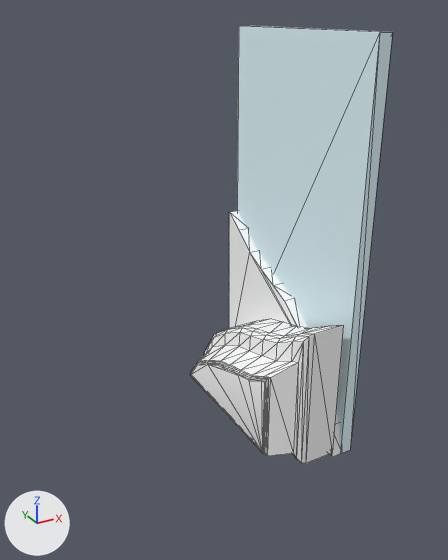
Renders of the glTF model 3d/livelliBianchi.glb from each side of a commit.
Both versions are drawn from a camera (50 mm lens) standing at (-6.18, -10.12, 4.42) and looking at (-0.82, -0.38, -0.45). Arrows for +X, +Y and +Z are at lower left; the lights stay in place. Mesh edges are drawn as thin lines. Where no turn or scale is listed for an object, it has been applied to the vertices. Vertices at the same position are counted once.
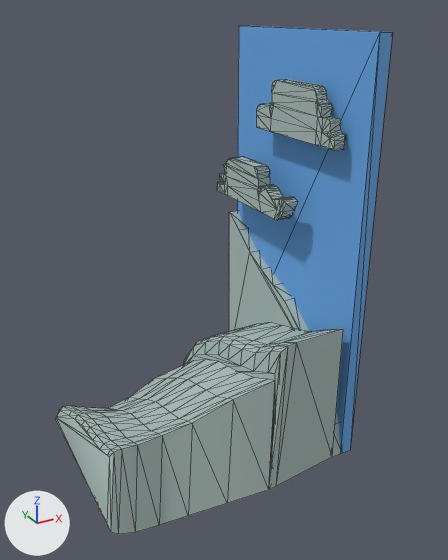
What differs and where, as boxes (x1, y1, x2, y2) in the pictures (448 x 560 px; the box of a moved part takes in the faces that stretch with it):
'Plane', recoloured (grey to blue)
    both: (237, 26, 393, 454)
'Plane.002', recoloured, surface changed, reshaped, moved, rescaled (86% wider, 47% taller)
    before: (190, 319, 344, 463)
    after: (56, 322, 343, 534)
'Plane.001', recoloured, surface changed (white to grey)
    both: (229, 211, 340, 457)
'Cube.002', added
    after: (257, 80, 345, 150)
'Cube.003', added
    after: (217, 157, 298, 220)
part 1 of me_plane_002, moved or reshaped
    before: (190, 325, 344, 463)
    after: (56, 329, 343, 534)

What the commit changed:
Material 'Material.004' (mat_material_004) changes colour from white #e3f9ff to blue #67a8e7; in linear values from (0.768, 0.947, 1.0) to (0.135, 0.389, 0.801).
Material 'Material.005' (mat_material_005) changes colour from white #ffffff to grey #acbeb9; in linear values from (1.0, 1.0, 1.0) to (0.412, 0.517, 0.488).
In material 'Material.005' (mat_material_005), roughness goes from 0.5 to 0.79.
me_plane_002 is used by ob_plane_002; location (0.73, 0.0, -1.0); rotation (-3.142, 1.571, 0.0), in degrees (-180, 90, 0); scale (2.96, 2.18, 2.74).
me_plane_002 had 110 vertices, 216 faces and spanned x 0.0..1.0, y -1.0..1.0, z 0.0..0.51.
me_plane_002 now has 142 vertices, 270 faces and spans x 0.0..1.18, y -1.02..1.0, z 0.0..1.07.
Part 1, on me_plane_002:
56 vertices are removed from x 0.32..0.95, y -0.9..0.82, z 0.32..0.51.
122 faces are deleted.
3 vertices in x 0.83..0.96, y -0.95..-0.91, z 0.28..0.31 move by (0.0, -0.03, 0.0).
7 vertices move from x 0.89..1.0, y -1.0..1.0, z 0.0..0.32 to x 0.89..1.08, y -1.02..1.0, z 0.0..0.35.
88 vertices are added at x 0.27..1.18, y -0.99..0.95, z 0.32..1.07.
176 new faces join them.
Mesh me_cube_003 is new.
It has 152 vertices, 300 faces and spans x -2.47..1.72, y -1.0..1.0, z -1.04..1.0.
It uses material mat_material_005 (grey #acbeb9).
Mesh me_cube_002 is new.
It has 116 vertices, 228 faces and spans x -0.11..0.11, y -1.26..1.26, z -0.49..0.49.
It uses material mat_material_005 (grey #acbeb9).
Object 'Plane.002' (ob_plane_002) moves from (0.73, 0.0, -1.0) to (0.73, 0.0, -1.09).
Object 'Plane.002' (ob_plane_002) is rescaled from (2.96, 2.18, 2.74) to (2.96, 2.18, 4.39).
Object 'Cube.003' (ob_cube_003) is new; it shows me_cube_003.
Its location is (0.43, 0.83, 1.07).
Its rotation in degrees is (-90, 0, -90).
Its scale is (-0.652, -0.437, -0.137).
Object 'Cube.002' (ob_cube_002) is new; it shows me_cube_002.
Its location is (0.66, -0.51, 2.69).
